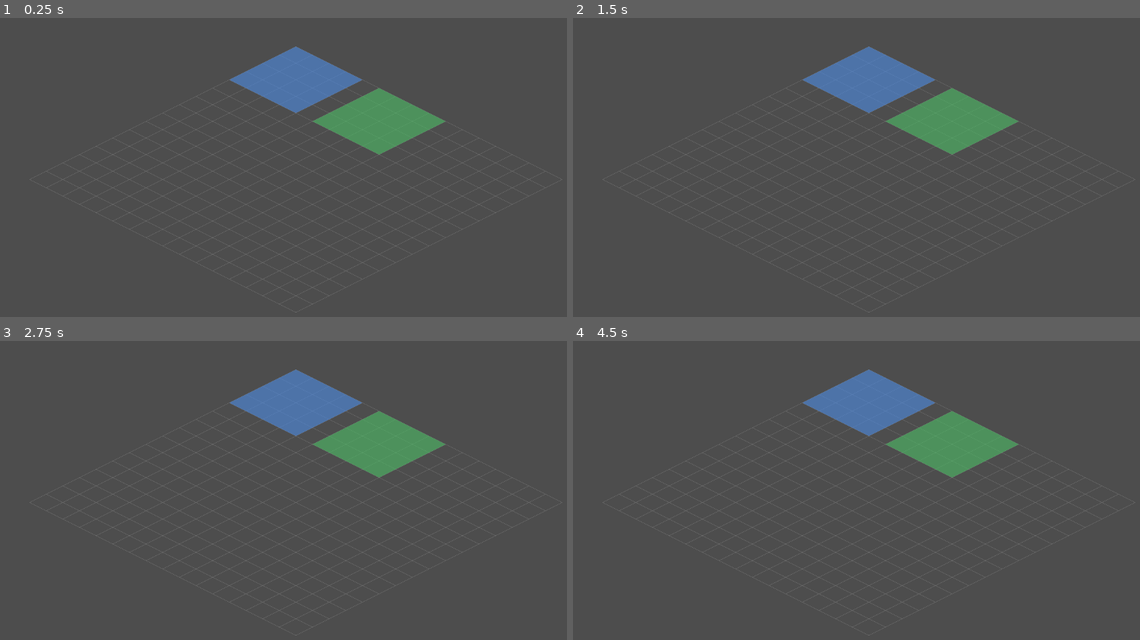
Above: before the commit, frames 1-4 (two rows, left to right).
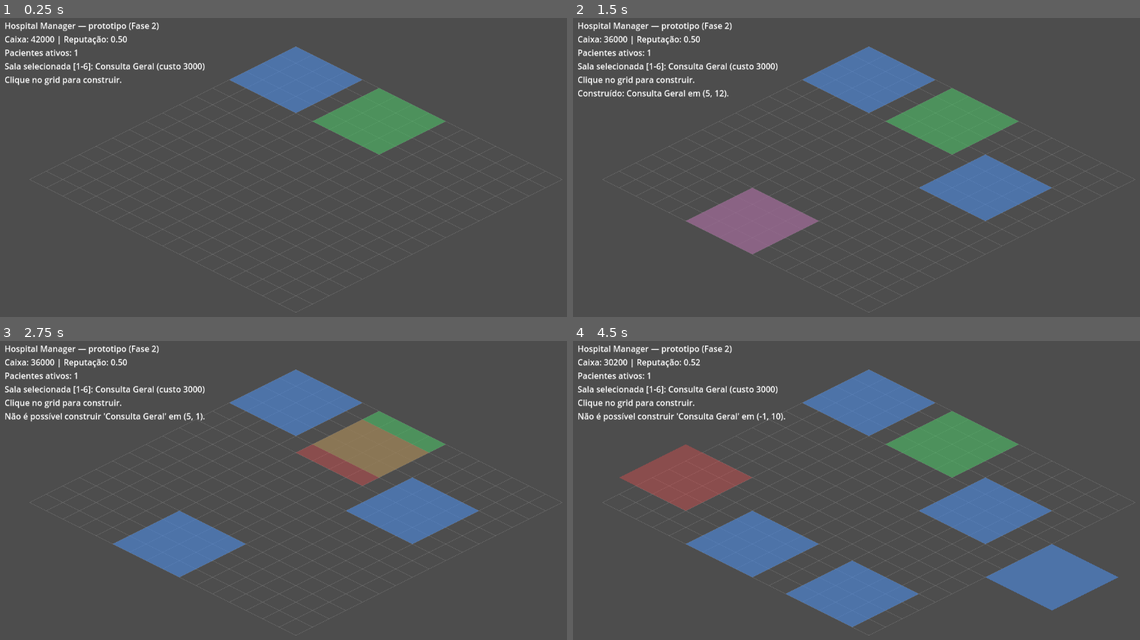
Above: after the commit, the same moments.

Repository: foxtecnologiaonline/Hospital-manager-game
Game: Godot game, scene res://src/presentation/main.tscn
Two runs of this game, one before a commit and one after it. Both use one fixed random seed, a clock stepped at 60 frames per second and the inputs below.
Inputs (mouse positions are in pixels of both pictures, inside the frame that each line leads up to):
- Up to frame 1 (0.25 s): no input
- Up to frame 2 (1.5 s): tap Enter at 0.5 s; move the mouse to (998, 161) at 0.52 s; tap 1 at 0.6, 1.35 s; click (998, 161) at 0.67 s; tap Space at 1.25 s; move the mouse to (748, 197) at 1.27 s; click (748, 197) at 1.42 s
- Up to frame 3 (2.75 s): tap Enter at 2 s; move the mouse to (357, 427) at 2.02 s; tap 1 at 2.1 s; click (357, 427) at 2.17 s
- Up to frame 4 (4.5 s): tap Space at 2.75 s; move the mouse to (839, 571) at 2.77 s; tap 1 at 2.85, 3.6, 4.35 s; click (839, 571) at 2.92 s; tap Enter at 3.5 s; move the mouse to (1049, 553) at 3.52 s; click (1049, 553) at 3.67 s; move the mouse to (686, 451) at 4.27 s; click (686, 451) at 4.42 s

The runs differ from the first frame. In frame 1, 1.4% of the frame differs, in the area x 0-37%, y 1-23%; in frame 2, 6.9%; in frame 3, 9.6%; in frame 4, 15%, in the area x 0-97%, y 1-96%.

Commit message:
feat: interactive room building (Fase 2)
Dá início à Fase 2 do roadmap tornando o grid isométrico interativo —
até aqui ele só exibia o estado estático de uma demo construída em
código; agora o jogador constrói salas de fato.

- HospitalSimulation.can_place_room valida se uma sala pode ser
  construída numa posição/tamanho (tipo existe, respeita tamanho
  mínimo, cabe no grid, não sobrepõe sala existente, caixa suficiente),
  sem efeito colateral — usado tanto por add_room quanto para a
  pré-visualização de construção. add_room agora depende dessa
  validação.
- IsometricGrid ganha screen_to_grid (inverso de grid_to_screen, para
  traduzir posição do mouse em célula do grid) e set_hover, que desenha
  um destaque verde/vermelho na célula sob o cursor.
- main.gd deixa de rodar a simulação até o fim em _ready() e passa a
  manter um loop de jogo real em _process(): tick periódico da
  simulação e geração periódica de pacientes. Teclas 1–6 selecionam o
  tipo de sala (ordem de rooms.json); clique esquerdo constrói a sala
  selecionada na célula sob o cursor. Um HUD de texto (CanvasLayer +
  Label) mostra caixa, reputação, pacientes ativos e feedback de
  construção.
- game/tests/run_tests.gd: novo teste _test_room_placement_validation
  cobrindo rejeição de sobreposição e de posição fora do grid, e
  aceitação de posição válida.
- docs/ESCOPO.md e README.md atualizados: Fase 1 completa, Fase 2
  iniciada com a construção interativa.

A parte de input (seleção de sala, clique para construir) não tem como
ser exercitada por um teste headless — ao contrário da lógica pura de
simulação, só vai ser de fato verificada quando alguém abrir o jogo em
um Godot real, o que continua não tendo sido feito nesta sessão.

Co-Authored-By: Claude Sonnet 5 <noreply@anthropic.com>
Claude-Session: https://claude.ai/code/session_01V3ZMPbZQyeCUQRuzDhaMcM

Diff:
--- a/game/src/presentation/isometric_grid.gd
+++ b/game/src/presentation/isometric_grid.gd
@@ -23,6 +23,10 @@
 var rooms: Array = [] # Array of Room
 var room_definitions: Dictionary = {} # definition_id (String) -> RoomDefinition
 
+var hover_cell: Vector2i = Vector2i.ZERO
+var hover_size: Vector2i = Vector2i.ZERO
+var hover_valid: bool = false
+
 ## Recebe o estado atual do hospital (salas construídas + catálogo de tipos
 ## de sala) e redesenha. Usa Array genérico (não Array[Room]) de propósito:
 ## HospitalSimulation.placed_rooms.values() retorna um Array comum, e
@@ -38,9 +42,29 @@
 		(grid_pos.x + grid_pos.y) * (TILE_HEIGHT / 2.0)
 	)
 
+## Inverso de grid_to_screen: converte uma posição em coordenadas de tela
+## (mundo 2D local a este nó) para a célula do grid sob esse ponto. Usado
+## para traduzir cliques/posição do mouse em coordenadas de construção.
+func screen_to_grid(screen_pos: Vector2) -> Vector2i:
+	var half_w := TILE_WIDTH / 2.0
+	var half_h := TILE_HEIGHT / 2.0
+	var grid_x := (screen_pos.x / half_w + screen_pos.y / half_h) / 2.0
+	var grid_y := (screen_pos.y / half_h - screen_pos.x / half_w) / 2.0
+	return Vector2i(int(floor(grid_x)), int(floor(grid_y)))
+
+## Atualiza o destaque visual da célula sob o cursor (verde se a construção
+## ali seria válida, vermelho caso contrário). `size` igual a Vector2i.ZERO
+## esconde o destaque.
+func set_hover(cell: Vector2i, size: Vector2i, valid: bool) -> void:
+	hover_cell = cell
+	hover_size = size
+	hover_valid = valid
+	queue_redraw()
+
 func _draw() -> void:
 	_draw_grid_lines()
 	_draw_rooms()
+	_draw_hover()
 
 func _draw_grid_lines() -> void:
 	var grid_color := Color(1.0, 1.0, 1.0, 0.15)
@@ -64,3 +88,19 @@
 			grid_to_screen(bottom_left),
 		])
 		draw_colored_polygon(points, color)
+
+func _draw_hover() -> void:
+	if hover_size == Vector2i.ZERO:
+		return
+	var color := Color(0.3, 0.9, 0.3, 0.4) if hover_valid else Color(0.9, 0.3, 0.3, 0.4)
+	var top_left := Vector2(hover_cell)
+	var top_right := top_left + Vector2(hover_size.x, 0)
+	var bottom_right := top_left + Vector2(hover_size.x, hover_size.y)
+	var bottom_left := top_left + Vector2(0, hover_size.y)
+	var points := PackedVector2Array([
+		grid_to_screen(top_left),
+		grid_to_screen(top_right),
+		grid_to_screen(bottom_right),
+		grid_to_screen(bottom_left),
+	])
+	draw_colored_polygon(points, color)
--- a/game/src/presentation/main.gd
+++ b/game/src/presentation/main.gd
@@ -1,21 +1,44 @@
 extends Node2D
 
-## Cena de bootstrap da Fase 1 (MVP do loop central): monta um hospital
-## mínimo (2 salas + 2 membros de equipe), gera um paciente e roda a
-## simulação tick a tick até ele receber alta ou falecer, imprimindo o
-## progresso no console. O grid isométrico (nó "IsometricGrid") mostra as
-## salas construídas como placeholder visual — ainda não há sprites/tiles
-## reais nem construção interativa (clique para construir); isso continua
-## pendente (ver backlog em docs/ESCOPO.md).
+## Cena principal da Fase 2 (construção interativa): mantém uma simulação
+## viva (tick periódico + geração periódica de pacientes) e permite ao
+## jogador construir novas salas clicando no grid isométrico.
+##
+## Controles temporários (sem HUD gráfico de botões ainda — ver backlog em
+## docs/ESCOPO.md): teclas 1–6 selecionam o tipo de sala a construir
+## (na ordem definida em game/content/rooms.json); clique esquerdo constrói
+## a sala selecionada na célula sob o cursor, se a posição for válida.
+
+const TICK_INTERVAL: float = 1.0
+const PATIENT_SPAWN_INTERVAL: float = 4.0
+
+var simulation: HospitalSimulation
+var room_definition_order: Array = []
+var selected_room_definition_id: String = ""
+var status_message: String = ""
+
+var _tick_accumulator: float = 0.0
+var _patient_spawn_accumulator: float = 0.0
+
+@onready var grid: IsometricGrid = $IsometricGrid
+@onready var status_label: Label = $HUD/StatusLabel
 
 func _ready() -> void:
 	var content := ContentLoader.load_all()
-	var simulation := HospitalSimulation.new(content)
+	simulation = HospitalSimulation.new(content)
+	room_definition_order = simulation.room_definitions.keys()
+	if not room_definition_order.is_empty():
+		selected_room_definition_id = room_definition_order[0]
 
+	# Hospital inicial mínimo, para já haver algo funcionando ao abrir a
+	# cena: 2 salas + 2 membros de equipe, suficientes para tratar a doença
+	# "static_hair". Novas salas (e o restante do catálogo) ficam a cargo do
+	# jogador construir — ainda não há UI de contratação, então salas novas
+	# só terão efeito quando houver equipe compatível já contratada aqui.
 	var diagnosis_room := simulation.add_room("general_checkup", Vector2i(0, 0), Vector2i(4, 4))
 	var treatment_room := simulation.add_room("static_discharge_room", Vector2i(5, 0), Vector2i(4, 4))
 	if diagnosis_room == null or treatment_room == null:
-		push_error("Não foi possível construir as salas de demonstração (conteúdo ausente ou caixa insuficiente).")
+		push_error("Não foi possível construir as salas iniciais (conteúdo ausente ou caixa insuficiente).")
 		return
 
 	var doctor := simulation.hire_staff("doctor")
@@ -23,17 +46,92 @@
 	simulation.assign_staff_to_room(doctor.staff_id, diagnosis_room.room_id)
 	simulation.assign_staff_to_room(nurse.staff_id, treatment_room.room_id)
 
-	var patient := simulation.spawn_patient("static_hair")
+	simulation.spawn_patient("static_hair")
 
-	var grid: IsometricGrid = $IsometricGrid
+	_refresh_grid()
+	_update_hud()
+
+func _process(delta: float) -> void:
+	if simulation == null:
+		return
+
+	_tick_accumulator += delta
+	while _tick_accumulator >= TICK_INTERVAL:
+		_tick_accumulator -= TICK_INTERVAL
+		simulation.tick()
+		_refresh_grid()
+
+	_patient_spawn_accumulator += delta
+	if _patient_spawn_accumulator >= PATIENT_SPAWN_INTERVAL:
+		_patient_spawn_accumulator -= PATIENT_SPAWN_INTERVAL
+		_spawn_random_patient()
+
+	_update_hud()
+
+func _unhandled_input(event: InputEvent) -> void:
+	if simulation == null:
+		return
+
+	if event is InputEventKey and event.pressed and not event.echo:
+		var index: int = event.keycode - KEY_1
+		if index >= 0 and index < room_definition_order.size():
+			selected_room_definition_id = room_definition_order[index]
+			status_message = ""
+			_update_hover()
+	elif event is InputEventMouseMotion:
+		_update_hover()
+	elif event is InputEventMouseButton and event.pressed and event.button_index == MOUSE_BUTTON_LEFT:
+		_try_build_at_mouse()
+
+func _update_hover() -> void:
+	var definition: RoomDefinition = simulation.room_definitions.get(selected_room_definition_id)
+	if definition == null:
+		grid.set_hover(Vector2i.ZERO, Vector2i.ZERO, false)
+		return
+	var cell := grid.screen_to_grid(get_global_mouse_position())
+	var valid := simulation.can_place_room(selected_room_definition_id, cell, definition.min_size)
+	grid.set_hover(cell, definition.min_size, valid)
+
+func _try_build_at_mouse() -> void:
+	var definition: RoomDefinition = simulation.room_definitions.get(selected_room_definition_id)
+	if definition == null:
+		return
+	var cell := grid.screen_to_grid(get_global_mouse_position())
+	var room := simulation.add_room(selected_room_definition_id, cell, definition.min_size)
+	if room == null:
+		status_message = "Não é possível construir '%s' em (%d, %d)." % [definition.display_name, cell.x, cell.y]
+	else:
+		status_message = "Construído: %s em (%d, %d)." % [definition.display_name, cell.x, cell.y]
+	_refresh_grid()
+	_update_hover()
+	_update_hud()
+
+func _spawn_random_patient() -> void:
+	var disease_ids := simulation.diseases.keys()
+	if disease_ids.is_empty():
+		return
+	var disease_id: String = disease_ids[randi() % disease_ids.size()]
+	simulation.spawn_patient(disease_id)
+
+func _refresh_grid() -> void:
 	grid.set_hospital_state(simulation.placed_rooms.values(), simulation.room_definitions)
 
-	print("Hospital Manager — demo da Fase 1 (fila -> diagnóstico -> tratamento -> alta):")
-	var tick_count := 0
-	while patient.stage != Patient.Stage.DISCHARGED and patient.stage != Patient.Stage.DECEASED and tick_count < 20:
-		simulation.tick()
-		tick_count += 1
-		print("  tick %d — paciente #%d, estágio: %s, saúde: %.2f" % [tick_count, patient.patient_id, Patient.Stage.keys()[patient.stage], patient.health])
+func _count_active_patients() -> int:
+	var count := 0
+	for patient in simulation.patients.values():
+		if patient.stage != Patient.Stage.DISCHARGED and patient.stage != Patient.Stage.DECEASED:
+			count += 1
+	return count
 
-	print("Resultado final — estágio: %s" % Patient.Stage.keys()[patient.stage])
-	print("Economia — caixa: %d, reputação: %.2f" % [simulation.economy.cash, simulation.economy.reputation])
+func _update_hud() -> void:
+	var definition: RoomDefinition = simulation.room_definitions.get(selected_room_definition_id)
+	var lines := [
+		"Hospital Manager — prototipo (Fase 2)",
+		"Caixa: %d | Reputação: %.2f" % [simulation.economy.cash, simulation.economy.reputation],
+		"Pacientes ativos: %d" % _count_active_patients(),
+		"Sala selecionada [1-%d]: %s (custo %d)" % [room_definition_order.size(), definition.display_name if definition else "?", definition.cost if definition else 0],
+		"Clique no grid para construir.",
+	]
+	if status_message != "":
+		lines.append(status_message)
+	status_label.text = "\n".join(lines)
--- a/game/src/presentation/main.tscn
+++ b/game/src/presentation/main.tscn
@@ -11,3 +11,10 @@
 
 [node name="IsometricGrid" type="Node2D" parent="."]
 script = ExtResource("2_grid")
+
+[node name="HUD" type="CanvasLayer" parent="."]
+
+[node name="StatusLabel" type="Label" parent="HUD"]
+position = Vector2(16, 16)
+size = Vector2(520, 160)
+text = "Carregando..."
--- a/game/src/simulation/hospital_simulation.gd
+++ b/game/src/simulation/hospital_simulation.gd
@@ -22,6 +22,7 @@
 var staff_members: Dictionary = {} # staff_id (int) -> StaffMember
 var patients: Dictionary = {} # patient_id (int) -> Patient
 var economy: Economy
+var grid_size: Vector2i = Vector2i(20, 20)
 
 var _next_room_id: int = 1
 var _next_staff_id: int = 1
@@ -39,15 +40,45 @@
 		staff_roles[role.id] = role
 	economy = Economy.new()
 
+## Verifica se é possível construir uma sala do tipo `definition_id` na
+## posição/tamanho dados: tipo existe, tamanho respeita o mínimo do tipo,
+## cabe dentro do grid, não sobrepõe nenhuma sala já construída, e o
+## hospital tem caixa suficiente. Não tem efeito colateral (não gasta nem
+## constrói) — serve tanto para `add_room` quanto para pré-visualização de
+## construção (ex.: destacar a célula sob o cursor do jogador).
+func can_place_room(definition_id: String, position: Vector2i, size: Vector2i) -> bool:
+	var definition: RoomDefinition = room_definitions.get(definition_id)
+	if definition == null:
+		return false
+	if size.x < definition.min_size.x or size.y < definition.min_size.y:
+		return false
+	if not _is_within_grid(position, size):
+		return false
+	if _overlaps_existing_room(position, size):
+		return false
+	return economy.can_afford(definition.cost)
+
+func _is_within_grid(position: Vector2i, size: Vector2i) -> bool:
+	return position.x >= 0 and position.y >= 0 and position.x + size.x <= grid_size.x and position.y + size.y <= grid_size.y
+
+func _overlaps_existing_room(position: Vector2i, size: Vector2i) -> bool:
+	for room in placed_rooms.values():
+		if _rects_overlap(position, size, room.position, room.size):
+			return true
+	return false
+
+func _rects_overlap(pos_a: Vector2i, size_a: Vector2i, pos_b: Vector2i, size_b: Vector2i) -> bool:
+	return pos_a.x < pos_b.x + size_b.x and pos_a.x + size_a.x > pos_b.x and pos_a.y < pos_b.y + size_b.y and pos_a.y + size_a.y > pos_b.y
+
 ## Constrói uma sala do tipo `definition_id` na posição/tamanho dados.
-## Retorna null se o tipo de sala não existe ou se o hospital não tem caixa
-## suficiente (o custo é debitado imediatamente).
+## Retorna null se `can_place_room` rejeitar a construção (ver acima). O
+## custo é debitado imediatamente ao construir.
 func add_room(definition_id: String, position: Vector2i, size: Vector2i) -> Room:
 	var definition: RoomDefinition = room_definitions.get(definition_id)
 	if definition == null:
 		push_error("Tipo de sala desconhecido: %s" % definition_id)
 		return null
-	if not economy.can_afford(definition.cost):
+	if not can_place_room(definition_id, position, size):
 		return null
 	economy.spend(definition.cost)
 	var room_id := "room_%d" % _next_room_id
--- a/game/tests/run_tests.gd
+++ b/game/tests/run_tests.gd
@@ -10,6 +10,7 @@
 	failures += _test_patient_completes_full_cycle()
 	failures += _test_room_requires_matching_staff_role()
 	failures += _test_two_patients_contend_for_rooms()
+	failures += _test_room_placement_validation()
 
 	if failures == 0:
 		print("OK — todos os testes passaram.")
@@ -126,3 +127,32 @@
 		return 1
 	print("  [OK] test_two_patients_contend_for_rooms (%d ticks)" % ticks)
 	return 0
+
+## Garante que add_room rejeita sobreposição com uma sala existente e
+## posições fora do grid, mas aceita uma posição válida — base da
+## construção interativa (clique no grid) adicionada na Fase 2.
+func _test_room_placement_validation() -> int:
+	var simulation := HospitalSimulation.new(_make_test_content())
+
+	var first := simulation.add_room("test_diag", Vector2i(0, 0), Vector2i(3, 3))
+	if first == null:
+		print("  [FALHA] test_room_placement_validation — construção inicial deveria ter funcionado")
+		return 1
+
+	var overlapping := simulation.add_room("test_treat", Vector2i(1, 1), Vector2i(3, 3))
+	if overlapping != null:
+		print("  [FALHA] test_room_placement_validation — sala sobreposta não deveria ter sido construída")
+		return 1
+
+	var out_of_bounds := simulation.add_room("test_treat", Vector2i(-1, 0), Vector2i(3, 3))
+	if out_of_bounds != null:
+		print("  [FALHA] test_room_placement_validation — sala fora do grid não deveria ter sido construída")
+		return 1
+
+	var valid := simulation.add_room("test_treat", Vector2i(5, 0), Vector2i(3, 3))
+	if valid == null:
+		print("  [FALHA] test_room_placement_validation — sala válida deveria ter sido construída")
+		return 1
+
+	print("  [OK] test_room_placement_validation")
+	return 0
Not shown, changed: README.md
Not shown, changed: docs/ESCOPO.md
